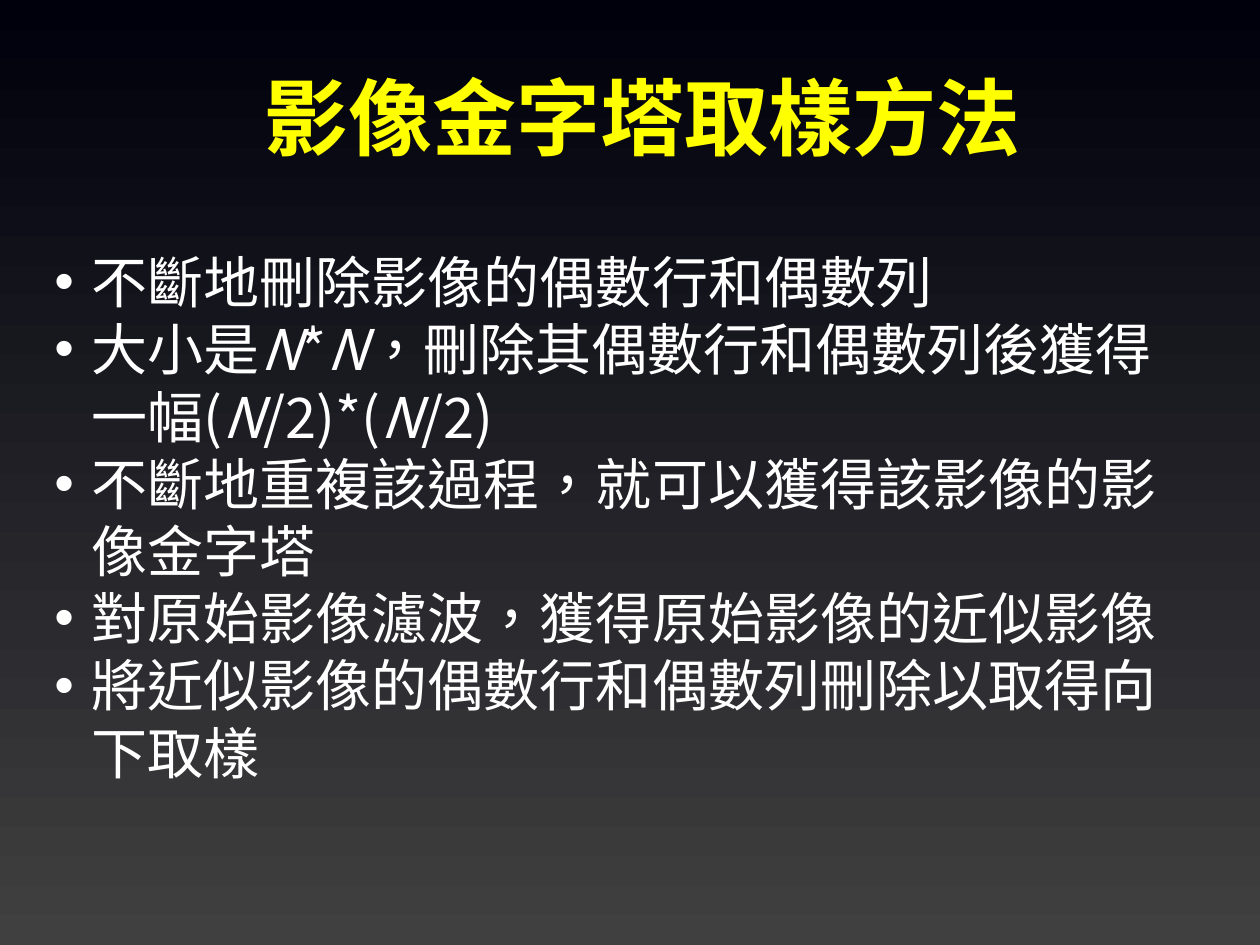
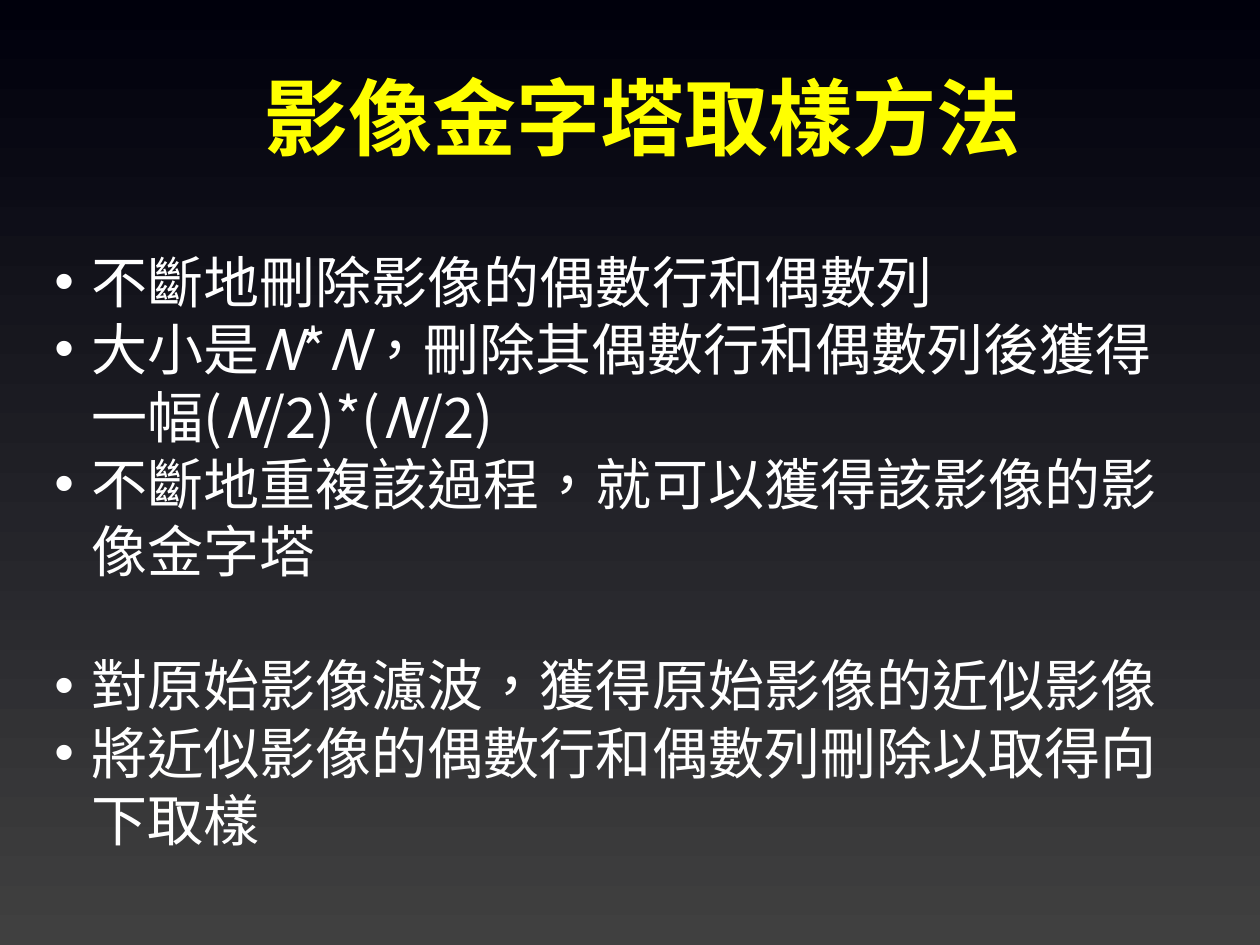
Before and after one commit to joshhu/must_opencv, a slide deck: slide 25 of Slides/05. OpenCV影像處理(進階).pptx. Drawn at 1260x945 pixels with LibreOffice and Linux fonts; fonts in the diff are those of the drawing. Boxes give left, top, right and bottom in pixels: in the first picture for what was removed or moved away, otherwise in the second. Text is boxed around its words. In the diff, an @@ line names an element or a change of style, - is before the commit and + after.

```diff
--- a/Slides/05. OpenCV影像處理(進階).pptx
+++ b/Slides/05. OpenCV影像處理(進階).pptx
@@ text "不斷地刪除影像的偶數行和偶數列" rewrapped from [92, 255, 1156, 779] to [92, 255, 1156, 846] @@
```
Also in this commit, not shown: 6 other slides changed, 2 other files.
